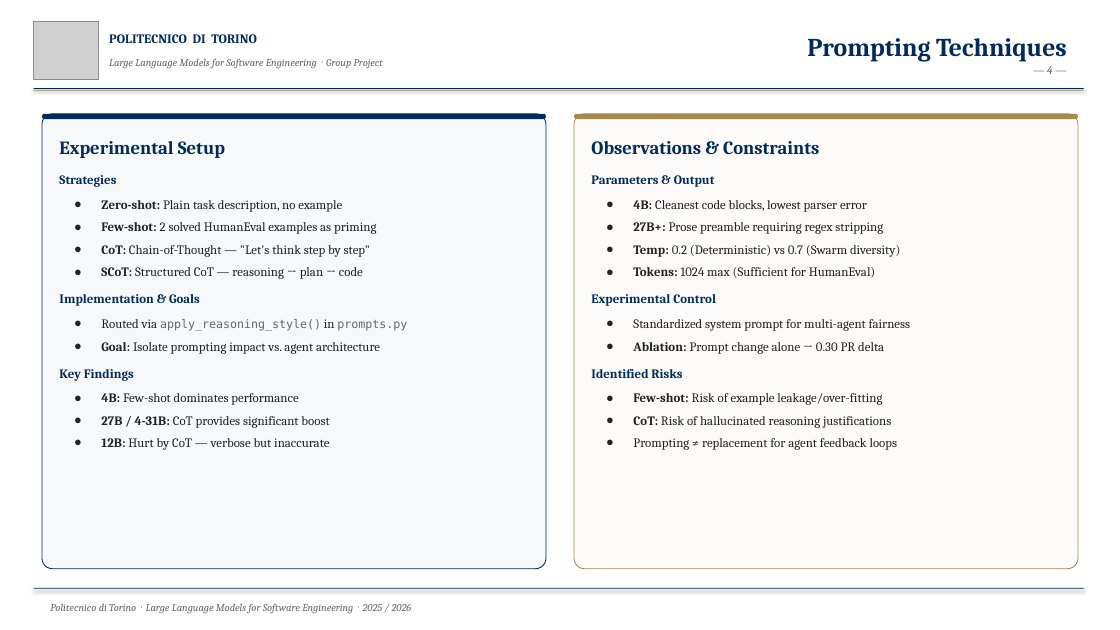
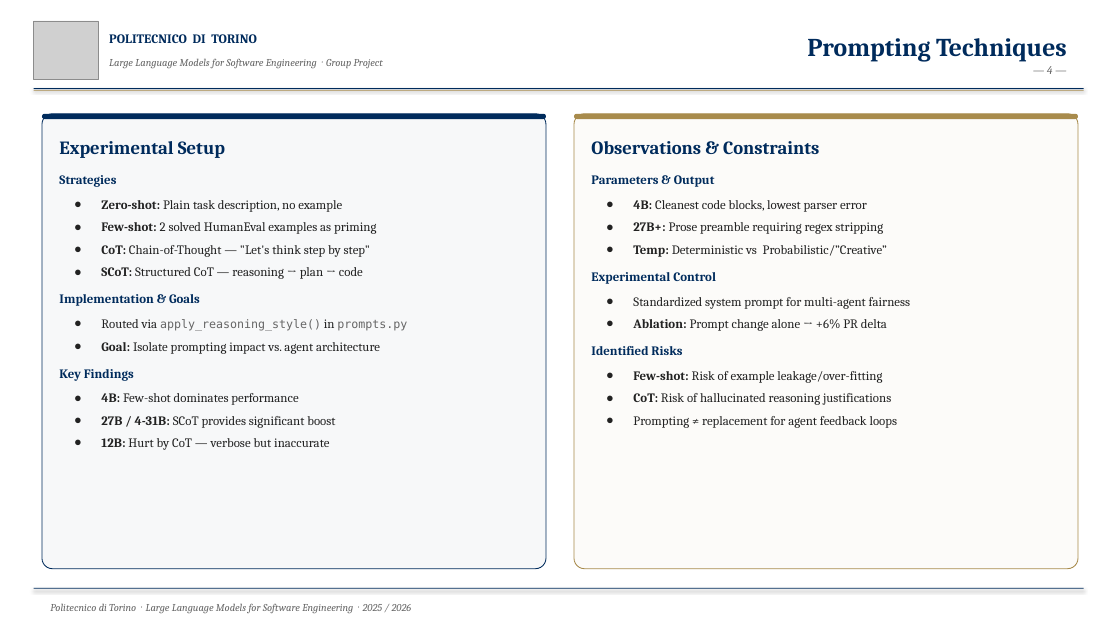
Before and after one commit to LLMProjectPolito/LLMProject, a slide deck: slide 4 of report/presentation.pptx. Drawn at 1120x630 pixels with LibreOffice and Linux fonts; fonts in the diff are those of the drawing; grey boxes stand for pictures; background and template pictures are left out. Boxes give left, top, right and bottom in pixels: in the first picture for what was removed or moved away, otherwise in the second. Text is boxed around its words. In the diff, an @@ line names an element or a change of style, - is before the commit and + after.

```diff
--- a/report/presentation.pptx
+++ b/report/presentation.pptx
@@ text at (x1=633, y1=245, x2=887, y2=257): text changed @@
-● Temp: 0.2 (Deterministic) vs 0.7 (Swarm diversity)
-● Tokens: 1024 max (Sufficient for HumanEval)
+● Temp: Deterministic vs Probabilistic/”Creative”
@@ text at (x1=633, y1=319, x2=887, y2=331): text changed @@
-● Ablation: Prompt change alone → 0.30 PR delta
+● Ablation: Prompt change alone → +6% PR delta
@@ text at (x1=101, y1=416, x2=335, y2=428): text changed @@
-● 27B / 4-31B: CoT provides significant boost
+● 27B / 4-31B: SCoT provides significant boost
```
Also in this commit, not shown: 10 other slides changed, 2 other files.
